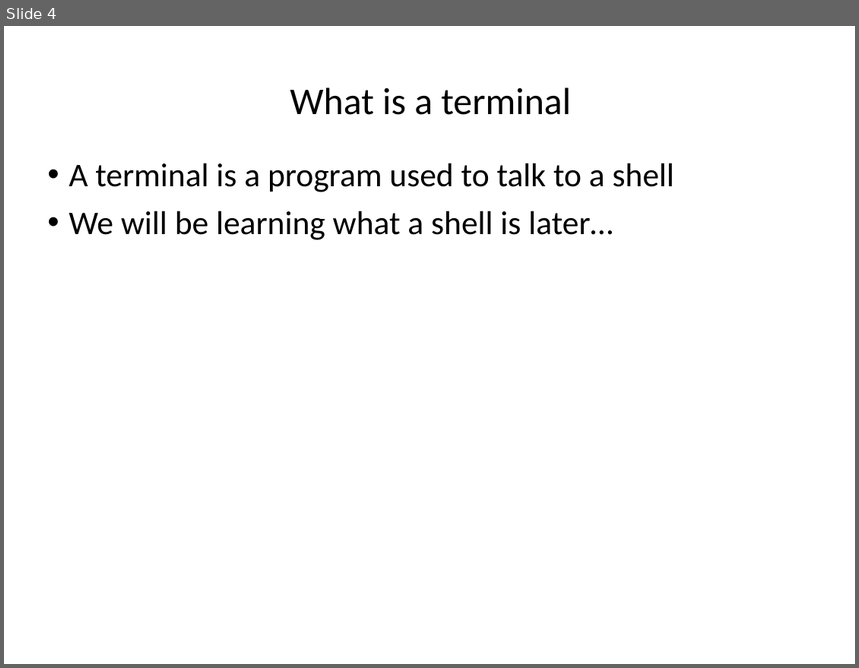
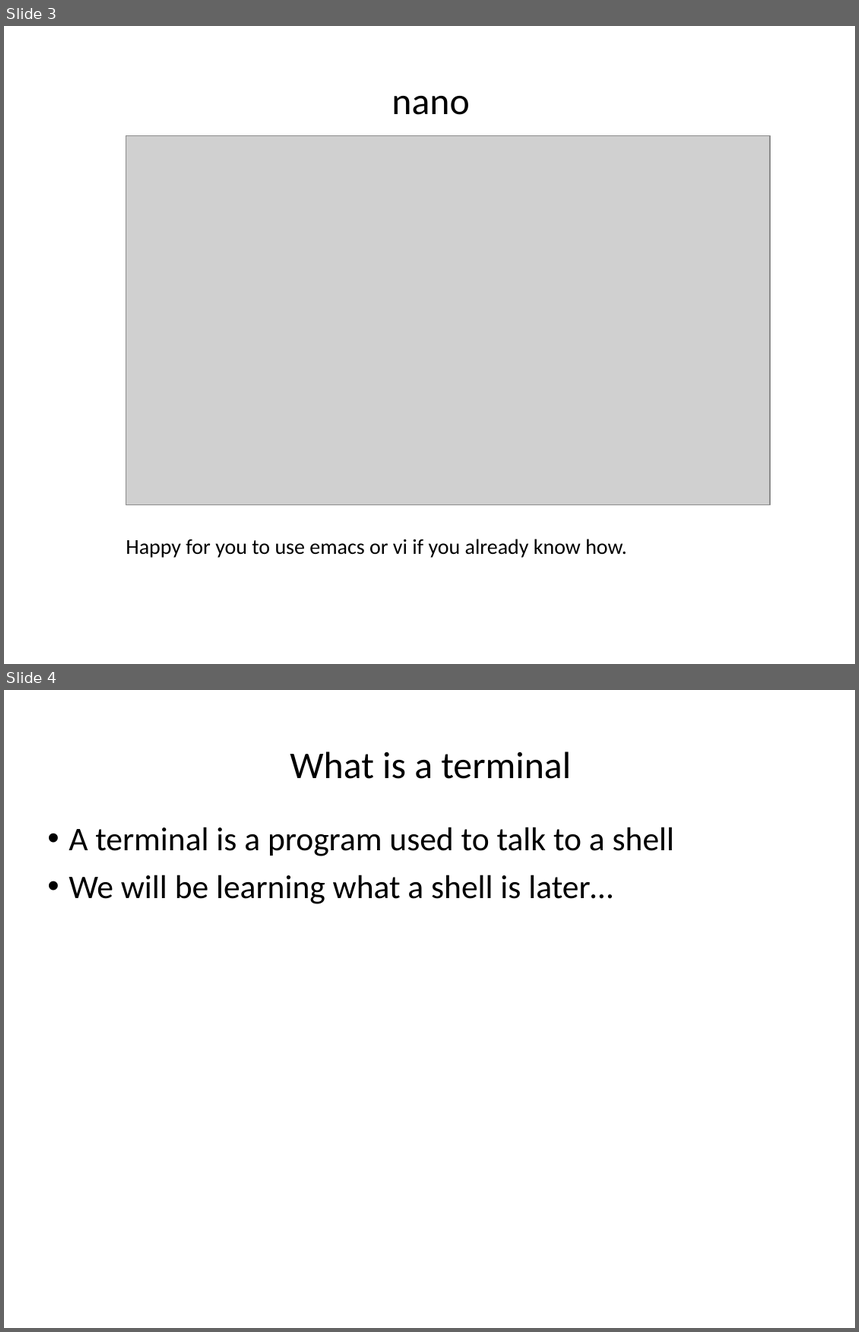
Before and after one commit to ncasuk/ncas-isc, a slide deck: shell/presentations/01_editors.pptx. Shown one above the other, each under a label of ours: slide 4 before the commit, slides 3 and 4 after it. The pictures are 859x668 and 859x1332 pixels, drawn with LibreOffice and Linux fonts; fonts in the diff are those of the drawing; grey boxes stand for pictures; background and template pictures are left out. Boxes give left, top, right and bottom in pixels: in the first picture for what was removed or moved away, otherwise in the second. Text is boxed around its words. In the diff, an @@ line names an element or a change of style, - is before the commit and + after.

```diff
--- a/shell/presentations/01_editors.pptx
+++ b/shell/presentations/01_editors.pptx
@@ slide 3 added at (x1=4, y1=26, x2=855, y2=664), background picture (left out) @@
@@ title added at (x1=392, y1=96, x2=469, y2=115), 32 pt, text #000000 @@
+nano
@@ picture added at (x1=126, y1=135, x2=770, y2=506) @@
@@ text added at (x1=126, y1=539, x2=627, y2=558), 18 pt, text #000000 @@
+Happy for you to use emacs or vi if you already know how.
```
Also in this commit, not shown: 5 slides changed, 1 slide removed, 9 other files.
